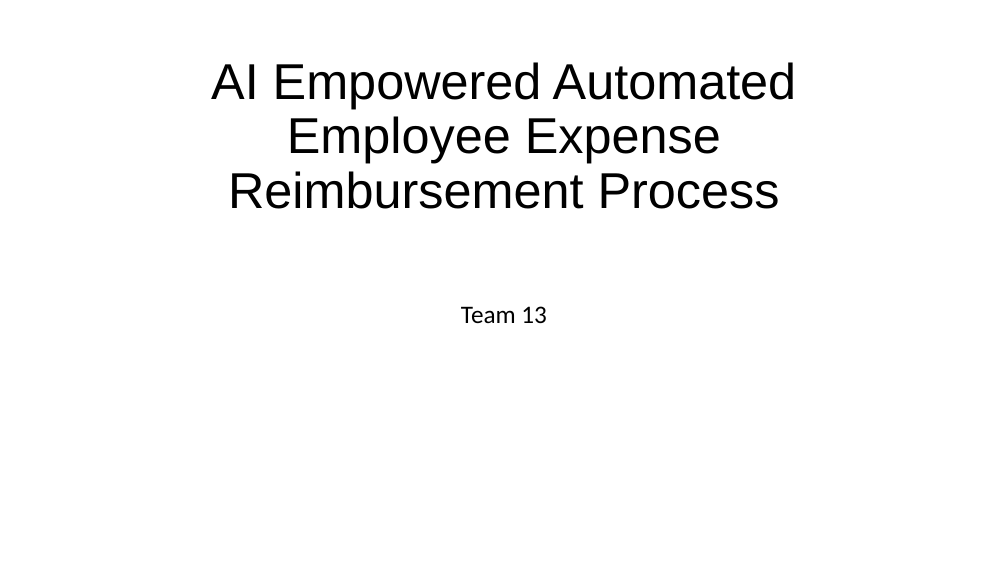
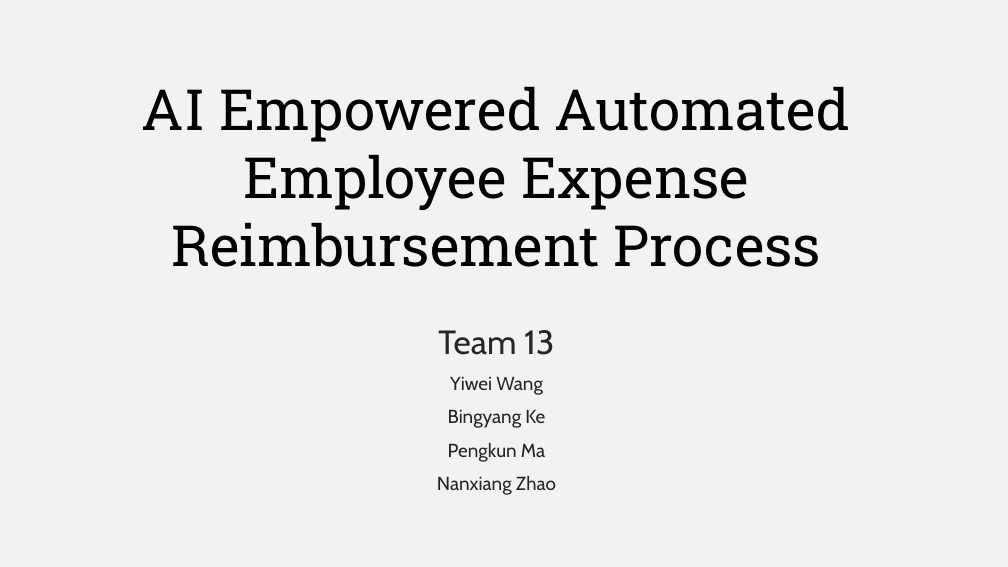
Before and after one commit to ivwangYW/5100CS_Group_Final_Project_Expense-AI, a slide deck: slide 1 of AI Empowered Automated Employee Expense Reimbursement Process.pptx. Drawn at 1008x567 pixels with LibreOffice and Linux fonts; fonts in the diff are those of the drawing. Boxes give left, top, right and bottom in pixels: in the first picture for what was removed or moved away, otherwise in the second. Text is boxed around its words. In the diff, an @@ line names an element or a change of style, - is before the commit and + after.

```diff
--- a/AI Empowered Automated Employee Expense Reimbursement Process.pptx
+++ b/AI Empowered Automated Employee Expense Reimbursement Process.pptx
@@ background #FFFFFF to #F2F2F2 @@
@@ text "AI Empowered Automated Employee Expense ...": place and size @@
-text "AI Empowered Automated Employee Expense ..." at bbox=[211, 62, 797, 209]
+text "AI Empowered Automated Employee Expense ..." at bbox=[142, 86, 850, 267]
@@ text "AI Empowered Automated Employee Expense ..." at bbox=[142, 86, 850, 267]: size 48 to 54 pt, font Arial to Roboto Slab; line spacing 0.9 to 1; vertical alignment bottom to top @@
@@ subtitle "Team 13": place and size @@
-subtitle "Team 13" at bbox=[461, 306, 547, 323]
+subtitle "Team 13" at bbox=[437, 330, 556, 495]
@@ subtitle at bbox=[438, 330, 554, 355]: size 24 to 32 pt, font Calibri to Cabin, text colour #000000 to #262626 in "Team 13"; line spacing 0.9 to 1 @@
@@ subtitle at bbox=[437, 376, 556, 495]: paragraphs added @@
+Yiwei Wang
+Bingyang Ke
+Pengkun Ma
+Nanxiang Zhao
```
Also in this commit, not shown: 5 other slides changed, 6 slides added, 1 slide removed.
